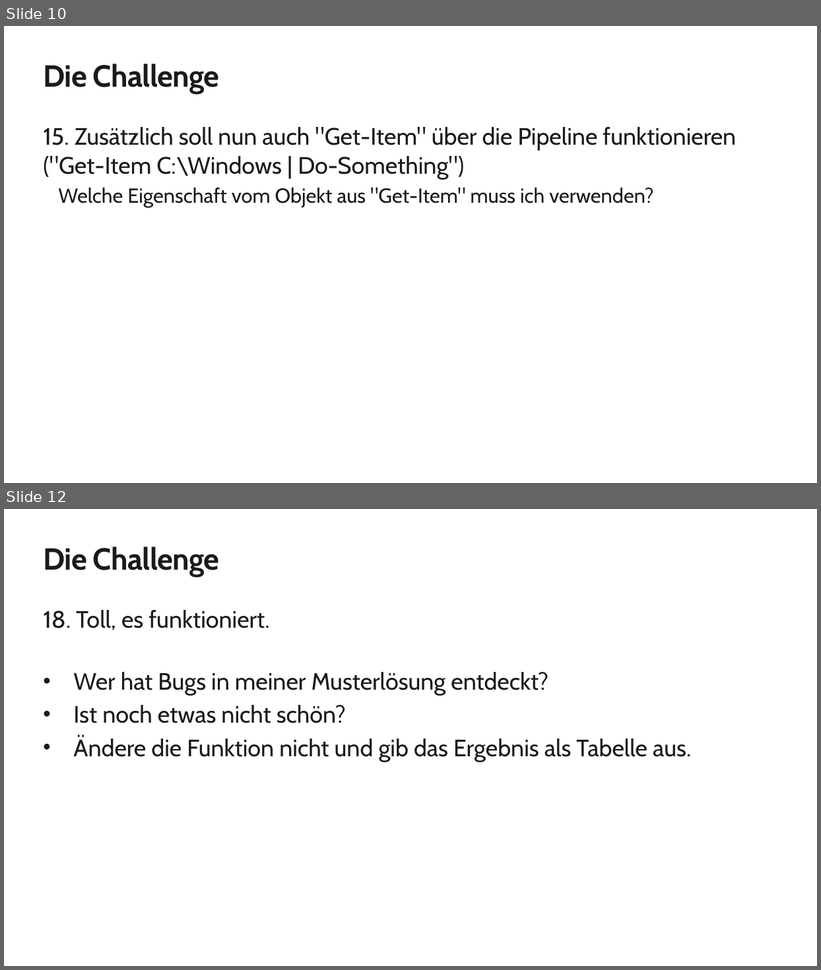
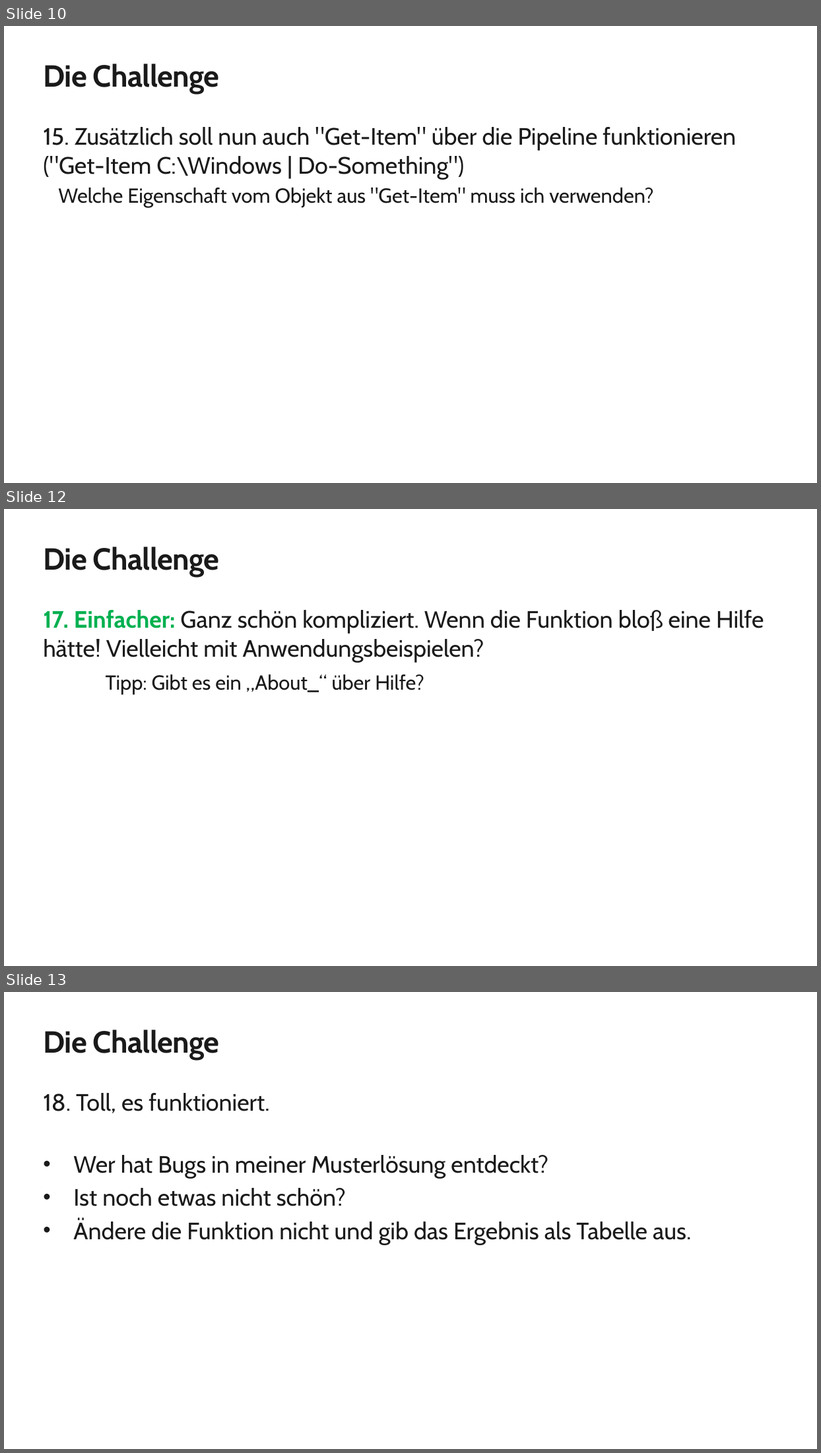
Before and after one commit to jkulbe-msft/powershell-foundation, a slide deck: Abschluss/PowerShell Foundation Skills Scripting Challenge German.pptx. Shown one above the other, each under a label of ours: slides 10 and 12 before the commit, slides 10, 12 and 13 after it; the slides between them are not shown. The pictures are 821x970 and 821x1453 pixels, drawn with LibreOffice and Linux fonts; fonts in the diff are those of the drawing; background and template pictures are left out. Boxes give left, top, right and bottom in pixels: in the first picture for what was removed or moved away, otherwise in the second. Text is boxed around its words. In the diff, an @@ line names an element or a change of style, - is before the commit and + after.

```diff
--- a/Abschluss/PowerShell Foundation Skills Scripting Challenge German.pptx
+++ b/Abschluss/PowerShell Foundation Skills Scripting Challenge German.pptx
@@ slide 12 added at (x1=4, y1=509, x2=817, y2=966), background #FFFFFF @@
@@ title added at (x1=43, y1=547, x2=219, y2=577), 36 pt, text #1A1A1A, bold @@
+Die Challenge
@@ text added at (x1=43, y1=610, x2=764, y2=694), 28 pt, text #1A1A1A @@
+17. Einfacher: Ganz schön kompliziert. Wenn die Funktion bloß eine Hilfe hätte! Vielleicht mit Anwendungsbeispielen?
+Tipp: Gibt es ein „About_“ über Hilfe?
@@ what was slide 12 is now slide 13 @@
```
Also in this commit, not shown: 1 slide changed, 3 other files.
